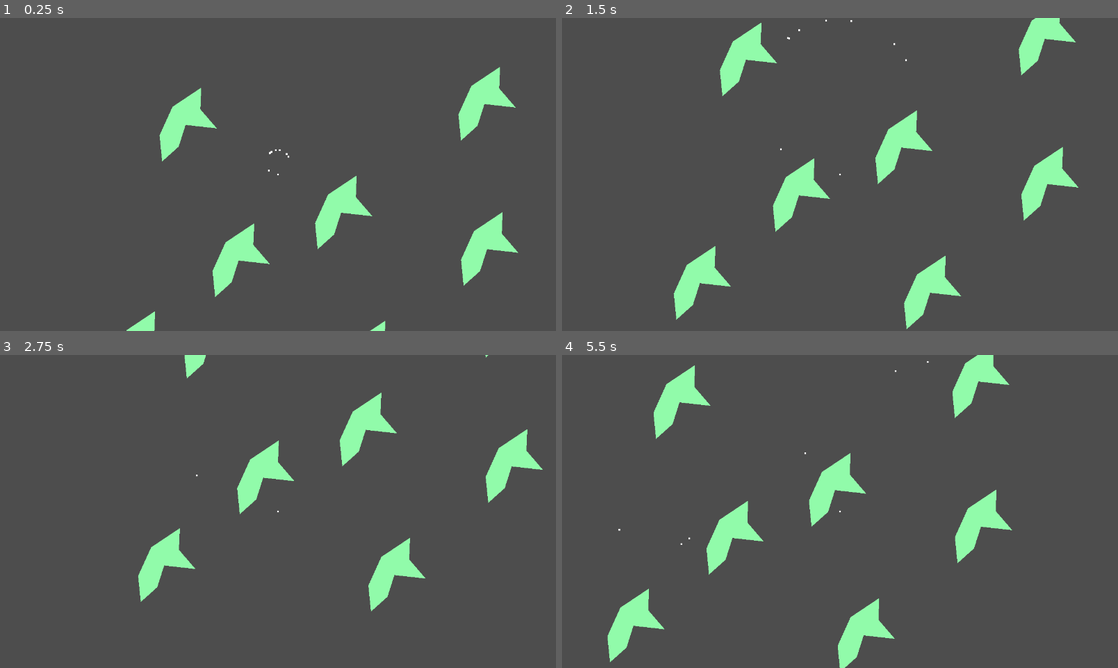
Above: before the commit, frames 1-4 (two rows, left to right).
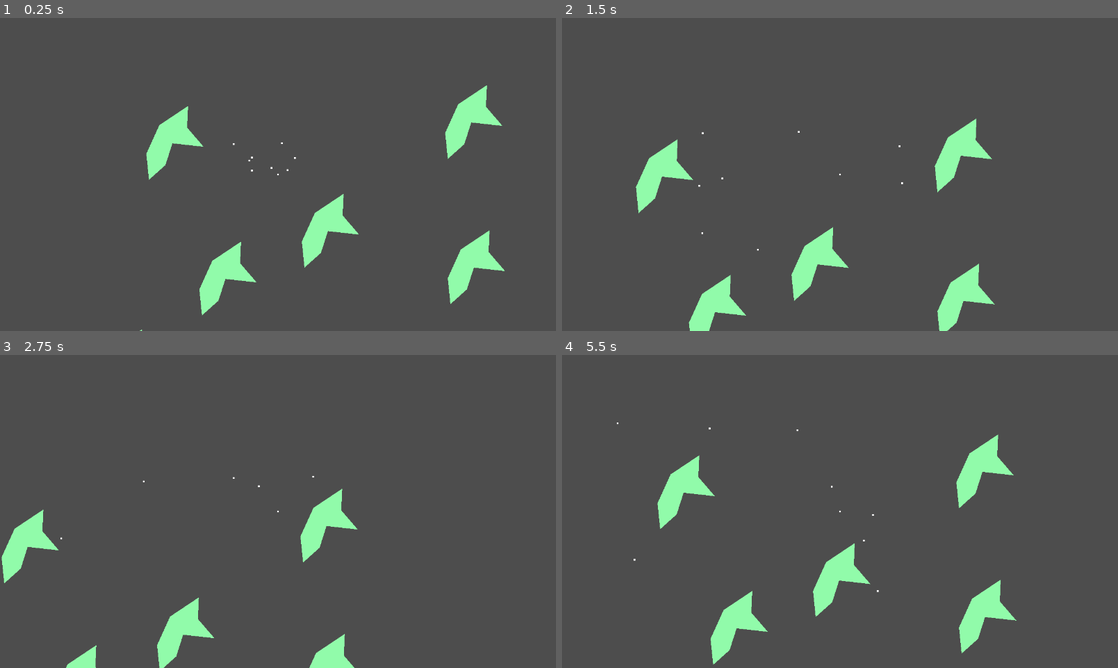
Above: after the commit, the same moments.

Repository: hulien22/ldjam55
Game: Godot game, scene res://scenes/game.tscn
The game is run twice, just before and just after one commit, with the same random seed, the same clock (stepped at 60 frames per second) and the same inputs.
Inputs (mouse positions are in pixels of both pictures, inside the frame that each line leads up to):
- Up to frame 1 (0.25 s): no input
- Up to frame 2 (1.5 s): move the mouse to (962, 158) at 0.52 s; hold D (move_right) 0.53-1.28 s; move the mouse to (728, 190) at 1.27 s; hold S (move_down) from 1.28 s (still down)
- Up to frame 3 (2.75 s): move the mouse to (333, 442) at 2.02 s; release S (move_down) at 2.03 s; hold D (move_right) from 2.03 s (still down)
- Up to frame 4 (5.5 s): move the mouse to (812, 574) at 2.77 s; release D (move_right) at 2.78 s; hold W (move_up) 2.78-3.53 s; move the mouse to (1006, 558) at 3.52 s; hold A (move_left) 3.53-5.03 s; move the mouse to (673, 464) at 4.27 s; move the mouse to (867, 511) at 5.02 s; hold S (move_down) from 5.03 s (still down)

The runs differ from the first frame. In frame 1, 5.1% of the frame differs, in the area x 22-94%, y 15-100%; in frame 2, 11%; in frame 3, 8.4%; in frame 4, 11%, in the area x 8-82%, y 0-100%.

Commit message:
clean up

Diff:
--- a/scenes/actor.tscn
+++ /dev/null
@@ -1,15 +0,0 @@
-[gd_scene load_steps=2 format=3 uid="uid://dsgtqc7petrph"]
-
-[ext_resource type="Script" path="res://scripts/NavAgentComponent.gd" id="1_8dw8s"]
-
-[node name="npc" type="Node2D"]
-
-[node name="NavAgentComponent" type="NavigationAgent2D" parent="." node_paths=PackedStringArray("actor")]
-script = ExtResource("1_8dw8s")
-actor = NodePath("..")
-
-[node name="Polygon2D" type="Polygon2D" parent="."]
-polygon = PackedVector2Array(-1, -1, -1, 1, 1, 1, 1, -1)
-
-[node name="Camera2D" type="Camera2D" parent="."]
-zoom = Vector2(2, 2)
--- a/scenes/npc.tscn
+++ b/scenes/npc.tscn
@@ -1,12 +1,12 @@
 [gd_scene load_steps=2 format=3 uid="uid://cbn73ymox5yuo"]
 
-[ext_resource type="Script" path="res://scripts/movable.gd" id="1_pxrdn"]
+[ext_resource type="Script" path="res://scripts/NavAgentComponent.gd" id="1_j3nkj"]
 
 [node name="npc" type="Node2D"]
-script = ExtResource("1_pxrdn")
 
-[node name="NavigationAgent2D" type="NavigationAgent2D" parent="."]
-path_desired_distance = 1.0
+[node name="NavAgentComponent" type="NavigationAgent2D" parent="." node_paths=PackedStringArray("actor")]
+script = ExtResource("1_j3nkj")
+actor = NodePath("..")
 
 [node name="Polygon2D" type="Polygon2D" parent="."]
 polygon = PackedVector2Array(-1, -1, -1, 1, 1, 1, 1, -1)
--- a/scripts/NavAgentComponent.gd
+++ b/scripts/NavAgentComponent.gd
@@ -3,11 +3,13 @@
 
 @export var actor: Node2D
 @export var size: int = 500
+@export var speed: float = 100
 
 var first: bool = true
 
 func _ready():
 	target_position = Vector2(randi()%size-size/2, randi()%size-size/2)
+	speed = randf() * 200 + 50
 
 func _physics_process(delta):
 	if first:
@@ -15,7 +17,7 @@
 		return
 	if not is_target_reached() and not is_navigation_finished():
 		var dir = actor.global_position.direction_to(get_next_path_position())
-		actor.transform = actor.transform.translated(dir)
+		actor.transform = actor.transform.translated(dir * speed * delta)
 	else:
 		target_position = Vector2(randi()%size-size/2, randi()%size-size/2)
-		print(target_position)
+		#print(target_position)
--- a/scripts/actor.gd
+++ /dev/null
@@ -1,11 +0,0 @@
-extends Node2D
-
-
-# Called when the node enters the scene tree for the first time.
-func _ready():
-	pass # Replace with function body.
-
-
-# Called every frame. 'delta' is the elapsed time since the previous frame.
-func _process(delta):
-	pass
